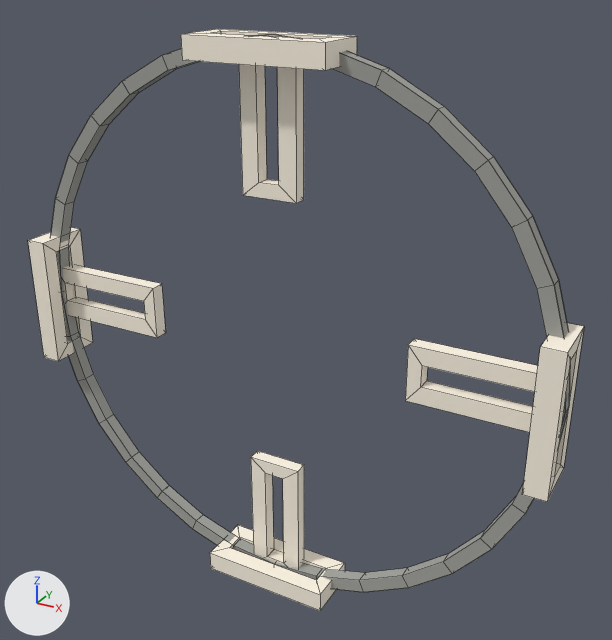
A saved change to the Blender file models/command_centre.blend.
One viewpoint serves both versions: a camera (50 mm lens) standing at (110.2, -181.8, 99.0) and looking at (7.2, 5.6, 5.3). Arrows for +X, +Y and +Z are at lower left; the lights stay in place. Mesh edges are drawn as thin lines.
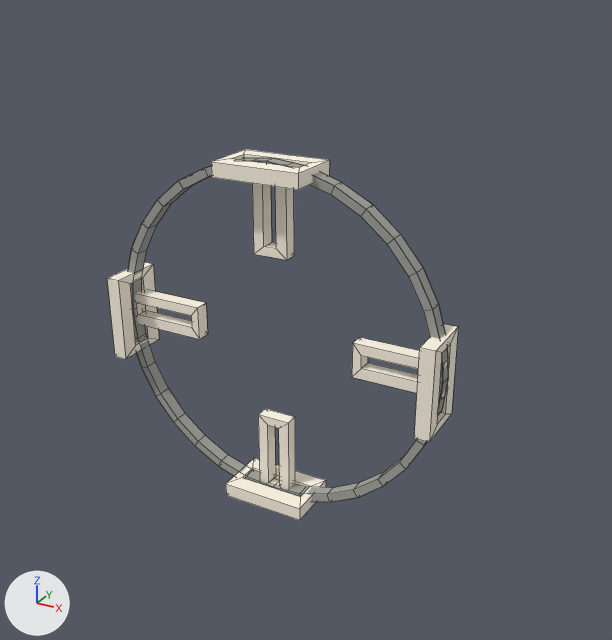
Commit message: Change dimensions of command centre

Location of each change, [x1, y1, x2, y2] in pixels of the pictures (612 x 640 px):
'Cylinder', rescaled (38% narrower, 38% shorter): before [51, 34, 570, 592]; after [128, 158, 448, 502]
'Plane.004', moved, rescaled (29% narrower, 34% shorter): before [522, 323, 584, 502]; after [414, 324, 458, 442]
'Plane.003', moved, rescaled: before [239, 64, 304, 203]; after [252, 183, 294, 260]
'Plane.001', moved, rescaled: before [405, 339, 538, 432]; after [352, 337, 448, 399]
'Plane.006', moved, rescaled (32% narrower): before [181, 29, 357, 70]; after [211, 149, 330, 190]
'Plane.007', moved, rescaled (26% narrower, 28% shorter): before [210, 525, 345, 611]; after [226, 458, 326, 520]
'Plane.005', moved, rescaled (20% narrower, 27% shorter): before [28, 228, 93, 361]; after [107, 262, 159, 359]
'Plane.002', moved, rescaled (30% narrower, 32% shorter): before [251, 451, 304, 569]; after [258, 409, 295, 489]
'Plane', moved, rescaled (28% narrower, 32% shorter): before [63, 265, 165, 338]; after [135, 290, 208, 339]

The edits, one by one:
Object 'Plane.007' (ob_plane_007) moves from (-20.0, -1.0, -74.0) to (-12.5, -1.0, -46.0).
Object 'Plane.007' (ob_plane_007) is rescaled from (5.0, 3.0, 3.0) to (3.21, 3.0, 2.0).
Object 'Plane.006' (ob_plane_006) moves from (-20.0, -1.0, 80.0) to (-12.5, -1.0, 50.0).
Object 'Plane.006' (ob_plane_006) is rescaled from (5.0, 3.0, 3.0) to (3.21, 3.0, 2.0).
Object 'Plane.005' (ob_plane_005) moves from (-74.0, -1.0, 19.5) to (-46.0, -1.0, 12.5).
Object 'Plane.005' (ob_plane_005) is rescaled from (5.0, 3.0, 3.0) to (3.21, 3.0, 2.0).
Object 'Plane.004' (ob_plane_004) moves from (80.0, -1.0, 19.5) to (50.0, -1.0, 12.5).
Object 'Plane.004' (ob_plane_004) is rescaled from (5.0, 3.0, 3.0) to (3.21, 3.0, 2.0).
Object 'Plane.003' (ob_plane_003) moves from (0.0, -1.0, 80.0) to (0.0, -1.0, 50.0).
Object 'Plane.003' (ob_plane_003) is rescaled from (5.0, 3.0, 2.0) to (3.21, 1.88, 2.0).
Object 'Plane.002' (ob_plane_002) moves from (0.0, -1.0, -39.0) to (0.0, -1.0, -24.0).
Object 'Plane.002' (ob_plane_002) is rescaled from (5.0, 3.0, 2.0) to (3.21, 1.88, 2.0).
Object 'Plane.001' (ob_plane_001) moves from (39.0, -1.0, 0.0) to (24.0, -1.0, 0.0).
Object 'Plane.001' (ob_plane_001) is rescaled from (5.0, 3.0, 2.0) to (3.21, 1.88, 2.0).
Object 'Plane' (ob_plane) moves from (-80.0, -1.0, 0.0) to (-50.0, -1.0, 0.0).
Object 'Plane' (ob_plane) is rescaled from (5.0, 3.0, 2.0) to (3.21, 1.88, 2.0).
Object 'Cylinder' (ob_cylinder) is rescaled from (80.0, 80.0, 2.0) to (50.0, 50.0, 2.0).
